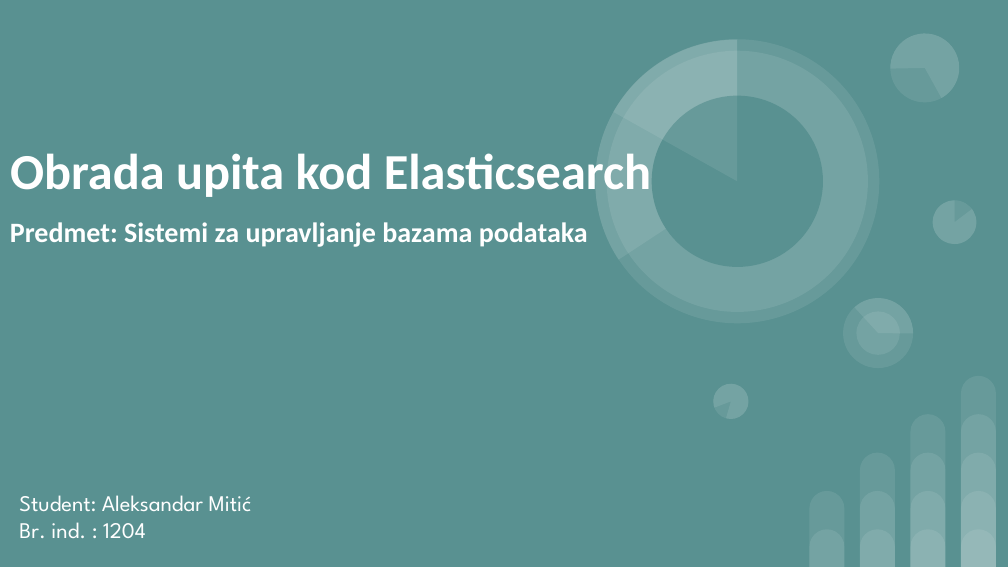
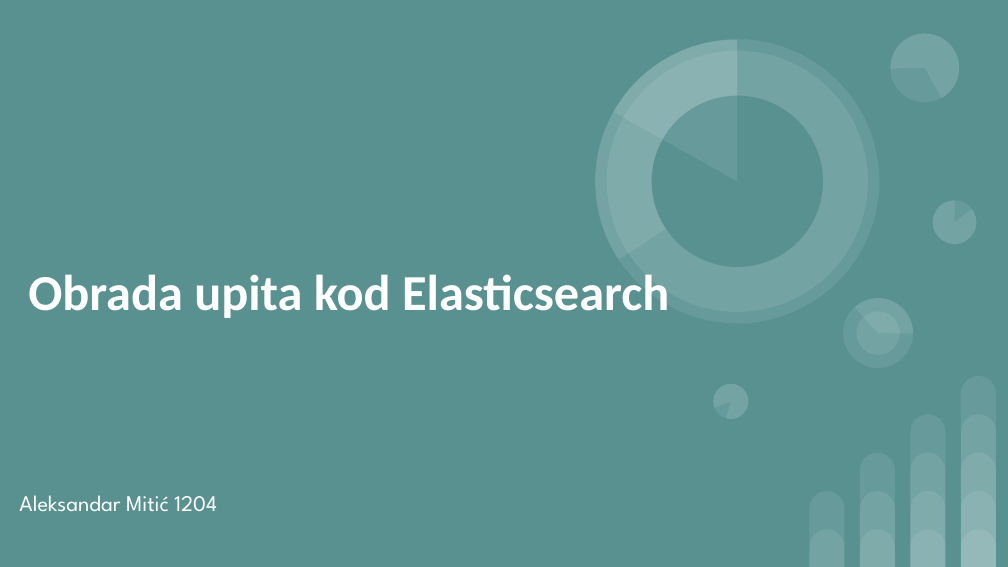
Before and after one commit to AleksandarPici/DBMS, a slide deck: slide 1 of Seminarski 1/DBMS Seminarski rad I -Aleksandar Mitic 1204.pptx. Drawn at 1008x567 pixels with LibreOffice and Linux fonts; fonts in the diff are those of the drawing. Boxes give left, top, right and bottom in pixels: in the first picture for what was removed or moved away, otherwise in the second. Text is boxed around its words. In the diff, an @@ line names an element or a change of style, - is before the commit and + after.

```diff
--- a/Seminarski 1/DBMS Seminarski rad I -Aleksandar Mitic 1204.pptx
+++ b/Seminarski 1/DBMS Seminarski rad I -Aleksandar Mitic 1204.pptx
@@ title "Obrada upita kod Elasticsearch": place and size @@
-title "Obrada upita kod Elasticsearch" at (10,153,651,197)
+title "Obrada upita kod Elasticsearch" at (28,274,669,318)
@@ text removed at (10,222,588,247) @@
-Predmet: Sistemi za upravljanje bazama podataka
@@ subtitle at (19,495,217,511): text changed @@
-Student: Aleksandar Mitić
-Br. ind. : 1204
+Aleksandar Mitić 1204
```
Also in this commit, not shown: 26 slides added, 19 slides removed, 1 other file.
